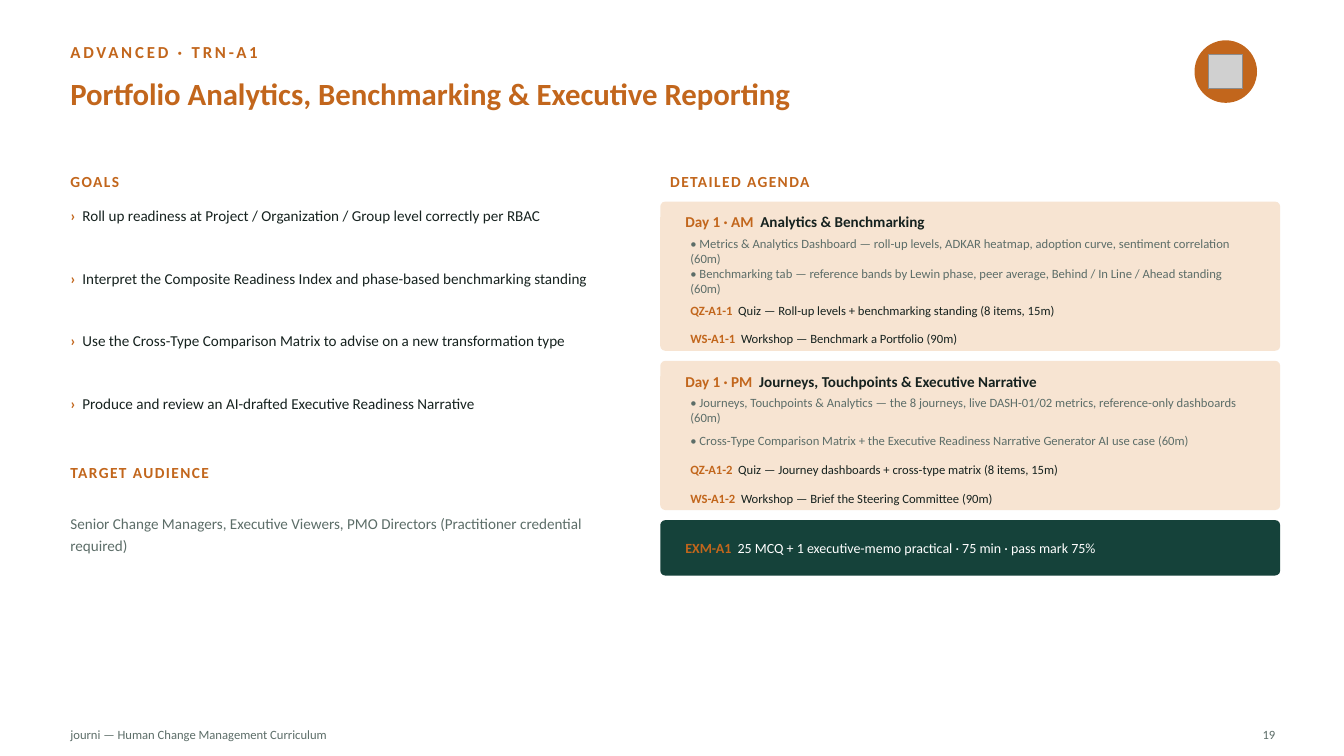
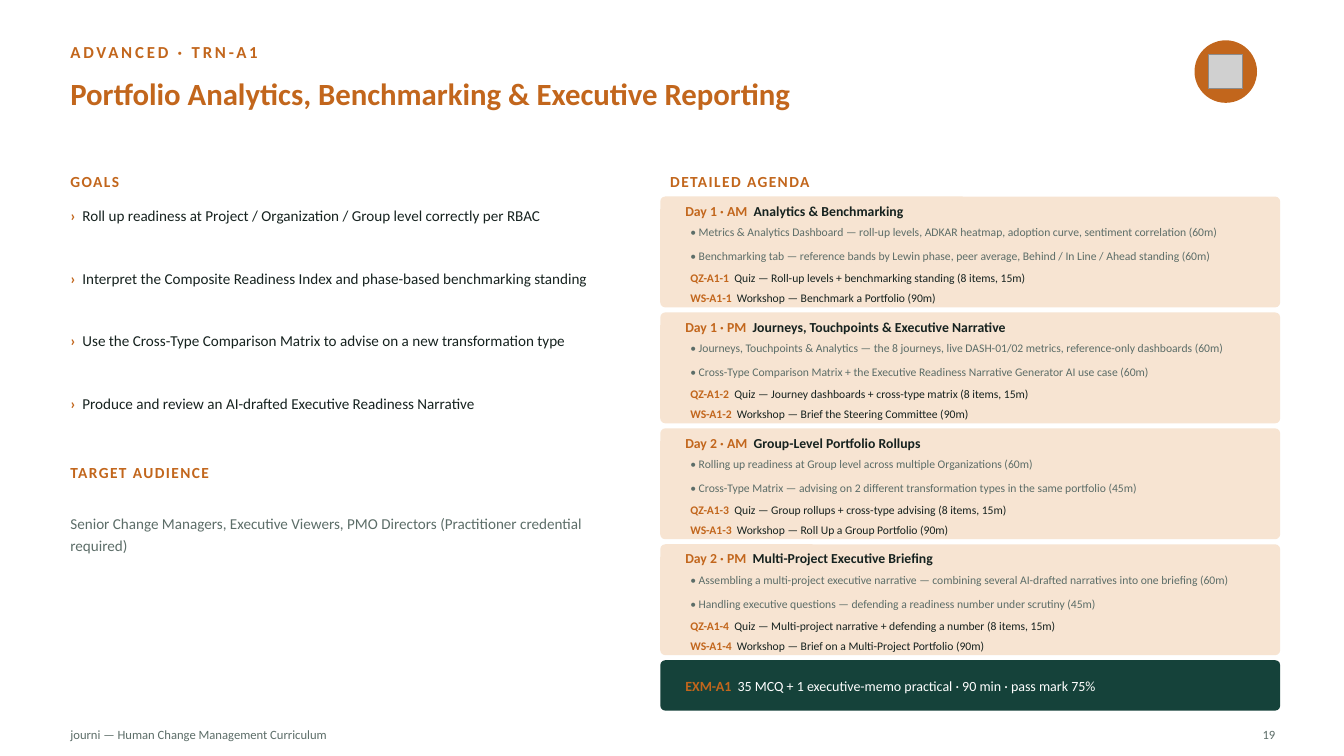
Before and after one commit to mbenhima/scm-process-register, a slide deck: slide 20 of deliverables/journi_Curriculum_HCM.pptx. Drawn at 1344x756 pixels with LibreOffice and Linux fonts; fonts in the diff are those of the drawing; grey boxes stand for pictures. Boxes give left, top, right and bottom in pixels: in the first picture for what was removed or moved away, otherwise in the second. Text is boxed around its words. In the diff, an @@ line names an element or a change of style, - is before the commit and + after.

```diff
--- a/deliverables/journi_Curriculum_HCM.pptx
+++ b/deliverables/journi_Curriculum_HCM.pptx
@@ rounded rectangle: place and size @@
-rounded rectangle at bbox=[660, 202, 1280, 351]
+rounded rectangle at bbox=[660, 197, 1280, 308]
@@ rounded rectangle at bbox=[660, 197, 1280, 308]: proportions changed @@
@@ text "Day 1 · AM Analytics ..." at bbox=[685, 206, 903, 219]: size 10.8 to 9.8 pt @@
@@ text "• Metrics & Analytics Dashboard ...": place and size @@
-text "• Metrics & Analytics Dashboard ..." at bbox=[690, 239, 1230, 265]
+text "• Metrics & Analytics Dashboard ..." at bbox=[699, 228, 1217, 238]
@@ text "• Benchmarking tab — reference ...": place and size @@
-text "• Benchmarking tab — reference ..." at bbox=[690, 269, 1222, 295]
+text "• Benchmarking tab — reference ..." at bbox=[699, 252, 1210, 262]
@@ text "QZ-A1-1 Quiz — Roll-up levels ...": place and size @@
-text "QZ-A1-1 Quiz — Roll-up levels ..." at bbox=[690, 306, 1055, 317]
+text "QZ-A1-1 Quiz — Roll-up levels ..." at bbox=[690, 273, 1026, 284]
@@ text "WS-A1-1 Workshop — Benchmark a ...": place and size @@
-text "WS-A1-1 Workshop — Benchmark a ..." at bbox=[690, 334, 957, 345]
+text "WS-A1-1 Workshop — Benchmark a ..." at bbox=[690, 294, 936, 304]
@@ rounded rectangle at bbox=[660, 313, 1280, 423]: proportions changed @@
@@ rounded rectangle: place and size @@
-rounded rectangle at bbox=[660, 361, 1280, 510]
+rounded rectangle at bbox=[660, 313, 1280, 423]
@@ text "Day 1 · PM Journeys, ..." at bbox=[685, 322, 1005, 334]: size 10.8 to 9.8 pt @@
@@ text "Day 1 · PM Journeys, ...": place and size @@
-text "Day 1 · PM Journeys, ..." at bbox=[685, 376, 1037, 390]
+text "Day 1 · PM Journeys, ..." at bbox=[685, 322, 1005, 334]
@@ text "• Journeys, Touchpoints & Analytics ...": place and size @@
-text "• Journeys, Touchpoints & Analytics ..." at bbox=[690, 398, 1236, 424]
+text "• Journeys, Touchpoints & Analytics ..." at bbox=[699, 344, 1223, 354]
@@ text "• Cross-Type Comparison Matrix + ...": place and size @@
-text "• Cross-Type Comparison Matrix + ..." at bbox=[699, 436, 1189, 447]
+text "• Cross-Type Comparison Matrix + ..." at bbox=[699, 368, 1148, 378]
@@ text "QZ-A1-2 Quiz — Journey dashboards ...": place and size @@
-text "QZ-A1-2 Quiz — Journey dashboards ..." at bbox=[690, 465, 1058, 476]
+text "QZ-A1-2 Quiz — Journey dashboards ..." at bbox=[690, 389, 1029, 400]
@@ size 9 to 8.3 pt in 8 elements at bbox=[699, 228, 1217, 238], bbox=[699, 252, 1210, 262], bbox=[690, 273, 1026, 284], bbox=[690, 294, 936, 304], bbox=[699, 344, 1223, 354], bbox=[699, 368, 1148, 378], bbox=[690, 389, 1029, 400], bbox=[690, 409, 968, 420] @@
@@ text "WS-A1-2 Workshop — Brief the ...": place and size @@
-text "WS-A1-2 Workshop — Brief the ..." at bbox=[690, 494, 993, 505]
+text "WS-A1-2 Workshop — Brief the ..." at bbox=[690, 409, 968, 420]
@@ rounded rectangle: place and size @@
-rounded rectangle at bbox=[660, 520, 1280, 576]
+rounded rectangle at bbox=[660, 429, 1280, 539]
@@ rounded rectangle at bbox=[660, 429, 1280, 539]: fill #15423A to #F7E4D2; proportions changed @@
@@ text added at bbox=[685, 438, 921, 450], 9.8 pt, text #16221F, bold @@
+Day 2 · AM Group-Level Portfolio Rollups
@@ text added at bbox=[699, 460, 1032, 470], 8.3 pt, text #5C6D68 @@
+• Rolling up readiness at Group level across multiple Organizations (60m)
@@ text added at bbox=[690, 505, 1007, 516], 8.3 pt, text #16221F @@
+QZ-A1-3 Quiz — Group rollups + cross-type advising (8 items, 15m)
@@ text added at bbox=[699, 484, 1137, 494], 8.3 pt, text #5C6D68 @@
+• Cross-Type Matrix — advising on 2 different transformation types in the same portfolio (45m)
@@ text added at bbox=[690, 525, 948, 536], 8.3 pt, text #16221F @@
+WS-A1-3 Workshop — Roll Up a Group Portfolio (90m)
@@ rounded rectangle added at bbox=[660, 544, 1280, 655], fill #F7E4D2 @@
@@ text added at bbox=[685, 553, 932, 566], 9.8 pt, text #16221F, bold @@
+Day 2 · PM Multi-Project Executive Briefing
@@ text added at bbox=[699, 575, 1228, 586], 8.3 pt, text #5C6D68 @@
+• Assembling a multi-project executive narrative — combining several AI-drafted narratives into one briefing (60m)
@@ text added at bbox=[690, 621, 1056, 632], 8.3 pt, text #16221F @@
+QZ-A1-4 Quiz — Multi-project narrative + defending a number (8 items, 15m)
@@ text added at bbox=[699, 600, 1095, 610], 8.3 pt, text #5C6D68 @@
+• Handling executive questions — defending a readiness number under scrutiny (45m)
@@ text added at bbox=[690, 641, 984, 652], 8.3 pt, text #16221F @@
+WS-A1-4 Workshop — Brief on a Multi-Project Portfolio (90m)
@@ rounded rectangle added at bbox=[660, 660, 1280, 711], fill #15423A @@
@@ text at bbox=[685, 681, 1095, 694]: text changed @@
-EXM-A1 25 MCQ + 1 executive-memo practical · 75 min · pass mark 75%
+EXM-A1 35 MCQ + 1 executive-memo practical · 90 min · pass mark 75%
```
Also in this commit, not shown: 23 other slides changed, 3 other files.
